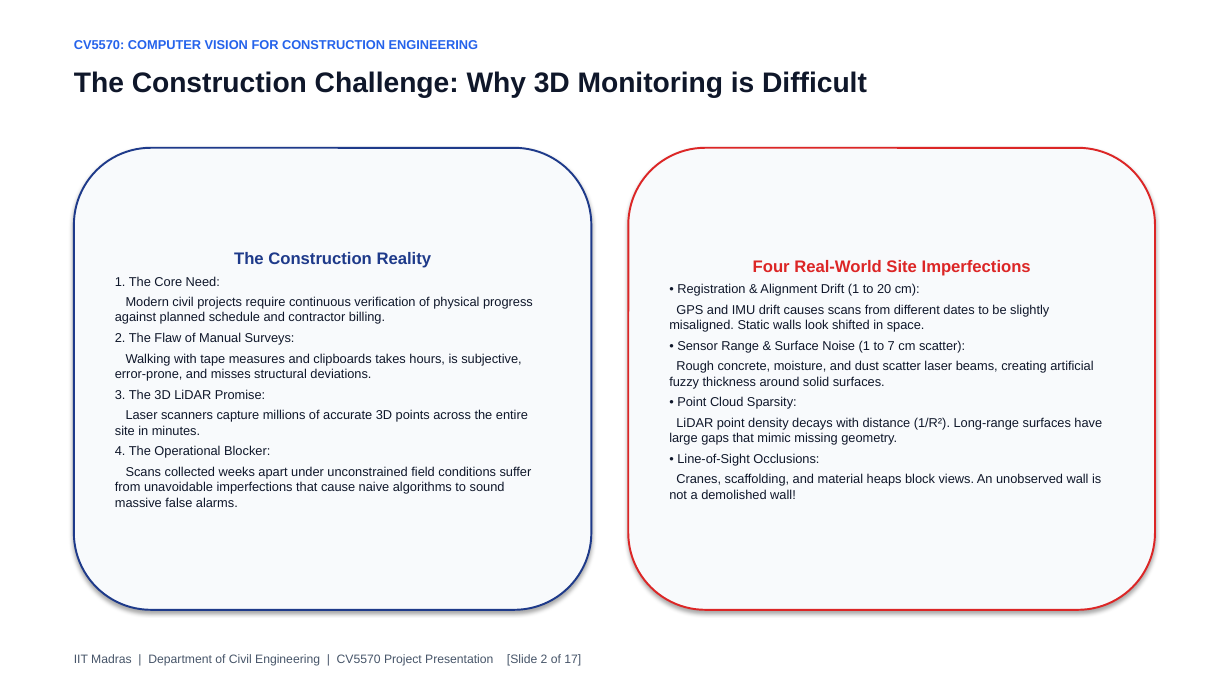
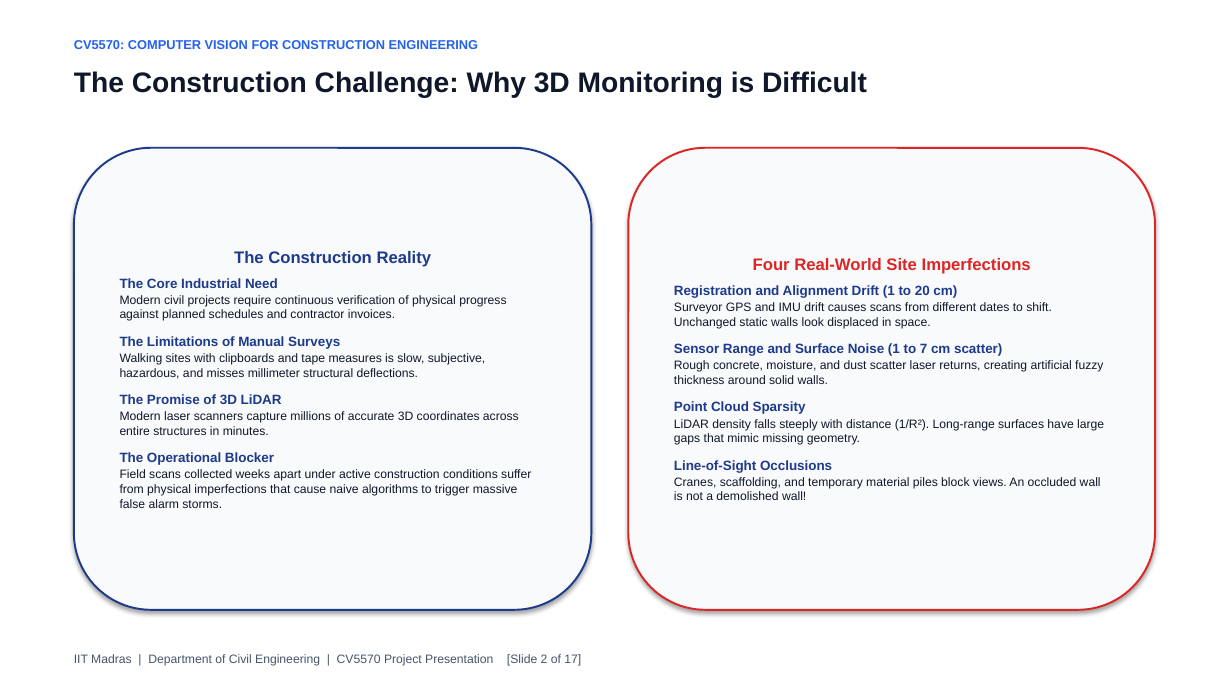
Before and after one commit to Gopal1909/Visioners_2.0, a slide deck: slide 2 of CV5570_Comprehensive_Final_Presentation.pptx. Drawn at 1232x693 pixels with LibreOffice and Linux fonts; fonts in the diff are those of the drawing. Boxes give left, top, right and bottom in pixels: in the first picture for what was removed or moved away, otherwise in the second. Text is boxed around its words. In the diff, an @@ line names an element or a change of style, - is before the commit and + after.

Commit message:
Enhance Colab demo with individual scan views and combined overlay; polish presentation with strictly flush-left human typography

```diff
--- a/CV5570_Comprehensive_Final_Presentation.pptx
+++ b/CV5570_Comprehensive_Final_Presentation.pptx
@@ text in rounded rectangle at (120,278,531,508): text changed; size 10 to 9.5 pt @@
-1. The Core Need:
-Modern civil projects require continuous verification of physical progress against planned schedule and contractor billing.
-2. The Flaw of Manual Surveys:
-Walking with tape measures and clipboards takes hours, is subjective, error-prone, and misses structural deviations.
-3. The 3D LiDAR Promise:
-Laser scanners capture millions of accurate 3D points across the entire site in minutes.
-4. The Operational Blocker:
-Scans collected weeks apart under unconstrained field conditions suffer from unavoidable imperfections that cause naive algorithms to sound massive false alarms.
+The Core Industrial Need
+Modern civil projects require continuous verification of physical progress against planned schedules and contractor invoices.
+The Limitations of Manual Surveys
+Walking sites with clipboards and tape measures is slow, subjective, hazardous, and misses millimeter structural deflections.
+The Promise of 3D LiDAR
+Modern laser scanners capture millions of accurate 3D coordinates across entire structures in minutes.
+The Operational Blocker
+Field scans collected weeks apart under active construction conditions suffer from physical imperfections that cause naive algorithms to trigger massive false alarm storms.
@@ text in rounded rectangle at (674,285,1104,500): text changed; size 10 to 9.5 pt @@
-• Registration & Alignment Drift (1 to 20 cm):
-GPS and IMU drift causes scans from different dates to be slightly misaligned. Static walls look shifted in space.
-• Sensor Range & Surface Noise (1 to 7 cm scatter):
-Rough concrete, moisture, and dust scatter laser beams, creating artificial fuzzy thickness around solid surfaces.
-• Point Cloud Sparsity:
-LiDAR point density decays with distance (1/R²). Long-range surfaces have large gaps that mimic missing geometry.
-• Line-of-Sight Occlusions:
-Cranes, scaffolding, and material heaps block views. An unobserved wall is not a demolished wall!
+Registration and Alignment Drift (1 to 20 cm)
+Surveyor GPS and IMU drift causes scans from different dates to shift. Unchanged static walls look displaced in space.
+Sensor Range and Surface Noise (1 to 7 cm scatter)
+Rough concrete, moisture, and dust scatter laser returns, creating artificial fuzzy thickness around solid walls.
+Point Cloud Sparsity
+LiDAR density falls steeply with distance (1/R²). Long-range surfaces have large gaps that mimic missing geometry.
+Line-of-Sight Occlusions
+Cranes, scaffolding, and temporary material piles block views. An occluded wall is not a demolished wall!
```
Also in this commit, not shown: 16 other slides changed, 7 other files.
